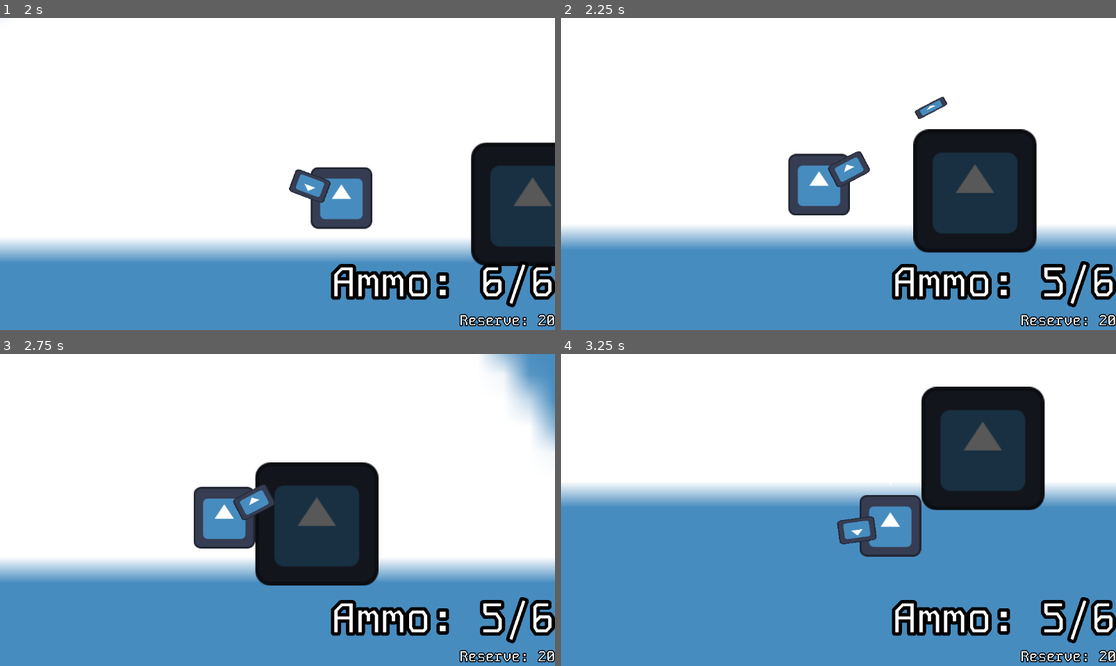
Above: before the commit, frames 1-4 (two rows, left to right).
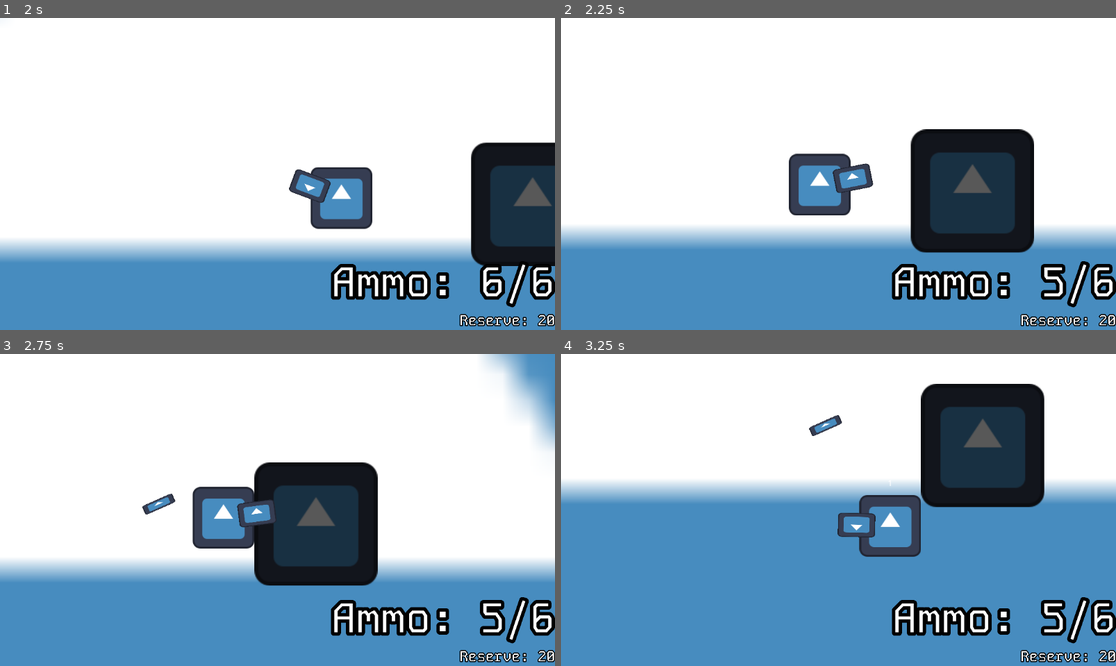
Above: after the commit, the same moments.

Repository: Shuflduf/MultiMurder
Game: Godot game, scene res://scenes/main_menu.tscn
Same seed, same stepped clock (60 frames per second), same inputs: the game is played once before the commit and once after it. The engine's default icon, where the game draws it, is replaced by a stand-in: a white triangle on a blue panel in a dark square.
Inputs (mouse positions are in pixels of both pictures, inside the frame that each line leads up to):
- Up to frame 1 (2 s): click "Host" at 0.5 s; click "Join" at 1.25 s
- Up to frame 2 (2.25 s): move the mouse to (960, 158) at 2.02 s; press the mouse at (960, 158) at 2.03 s; hold D (right) from 2.03 s (still down)
- Up to frame 3 (2.75 s): keep holding D (right)
- Up to frame 4 (3.25 s): move the mouse to (727, 525) at 2.77 s; release D (right) at 2.78 s; release the mouse at (727, 525) at 2.78 s; hold S (down) from 2.78 s (still down); tap 1 (switch_1) at 2.85 s

Frame 1 is identical in both runs. In frame 2, 1.6% of the frame differs, in the area x 40-86%, y 25-76%; in frame 3, 1.2%; in frame 4, 1.6%, in the area x 44-88%, y 9-64%.

Commit message:
each gun is in control of iteself

Diff:
--- a/scenes/bullet.tscn
+++ b/scenes/bullet.tscn
@@ -1,13 +1,8 @@
-[gd_scene load_steps=6 format=3 uid="uid://cp13ouia7wa1w"]
+[gd_scene load_steps=5 format=3 uid="uid://cp13ouia7wa1w"]
 
 [ext_resource type="Texture2D" uid="uid://cepqbljkg6yn7" path="res://icon.svg" id="1_f61gq"]
 [ext_resource type="Script" path="res://scripts/bullet.gd" id="1_yjr6e"]
 [ext_resource type="Script" path="res://scripts/move_c.gd" id="2_xu2tu"]
-
-[sub_resource type="SceneReplicationConfig" id="SceneReplicationConfig_5ycfx"]
-properties/0/path = NodePath(".:position")
-properties/0/spawn = true
-properties/0/replication_mode = 1
 
 [sub_resource type="RectangleShape2D" id="RectangleShape2D_78w8m"]
 size = Vector2(68, 20)
@@ -23,15 +18,11 @@
 scale = Vector2(0.53125, 0.157715)
 texture = ExtResource("1_f61gq")
 
-[node name="MultiplayerSynchronizer" type="MultiplayerSynchronizer" parent="."]
-replication_config = SubResource("SceneReplicationConfig_5ycfx")
-
 [node name="CollisionShape2D" type="CollisionShape2D" parent="."]
 shape = SubResource("RectangleShape2D_78w8m")
 
-[node name="MoveComponent" type="Node" parent="." node_paths=PackedStringArray("synchronizer", "actor")]
+[node name="MoveComponent" type="Node" parent="." node_paths=PackedStringArray("actor")]
 script = ExtResource("2_xu2tu")
-synchronizer = NodePath("../MultiplayerSynchronizer")
 direction = Vector2(1, 0)
 actor = NodePath("..")
 speed = 1500
--- a/scenes/main_menu.tscn
+++ b/scenes/main_menu.tscn
@@ -65,11 +65,12 @@
 [node name="HBoxContainer" type="HBoxContainer" parent="VBoxContainer"]
 layout_mode = 2
 
-[node name="SpinBox" type="SpinBox" parent="VBoxContainer/HBoxContainer"]
+[node name="Port" type="SpinBox" parent="VBoxContainer/HBoxContainer"]
 layout_mode = 2
 min_value = 25.0
 max_value = 9999.0
 value = 9999.0
+rounded = true
 
 [node name="Host" type="Button" parent="VBoxContainer/HBoxContainer"]
 layout_mode = 2
--- a/scenes/player.tscn
+++ b/scenes/player.tscn
@@ -1,9 +1,8 @@
-[gd_scene load_steps=10 format=3 uid="uid://b3kndvg1opr6m"]
+[gd_scene load_steps=9 format=3 uid="uid://b3kndvg1opr6m"]
 
 [ext_resource type="Script" path="res://scripts/player.gd" id="1_2vvyq"]
 [ext_resource type="Texture2D" uid="uid://cepqbljkg6yn7" path="res://icon.svg" id="1_6em2n"]
 [ext_resource type="Script" path="res://scripts/move_c.gd" id="2_2ophi"]
-[ext_resource type="Script" path="res://scripts/move_input_c.gd" id="3_uk2jq"]
 [ext_resource type="PackedScene" uid="uid://bj2ddbtirkem" path="res://scenes/guns/revolver.tscn" id="4_jhe37"]
 [ext_resource type="PackedScene" uid="uid://b4321xovw1xhi" path="res://scenes/guns/ak.tscn" id="5_f8kch"]
 [ext_resource type="PackedScene" uid="uid://bchpxrh8u3cih" path="res://scenes/hud.tscn" id="6_52mw6"]
@@ -33,16 +32,10 @@
 [node name="CollisionShape2D" type="CollisionShape2D" parent="."]
 shape = SubResource("RectangleShape2D_6dq78")
 
-[node name="MoveComponent" type="Node" parent="." node_paths=PackedStringArray("synchronizer", "actor")]
+[node name="MoveComponent" type="Node" parent="." node_paths=PackedStringArray("actor")]
 script = ExtResource("2_2ophi")
-synchronizer = NodePath("../MultiplayerSynchronizer")
 actor = NodePath("..")
 speed = 400
-top_down = true
-
-[node name="MoveInputComponent" type="Node" parent="." node_paths=PackedStringArray("movement_component")]
-script = ExtResource("3_uk2jq")
-movement_component = NodePath("../MoveComponent")
 top_down = true
 
 [node name="Camera2D" type="Camera2D" parent="."]
--- a/scripts/global.gd
+++ b/scripts/global.gd
@@ -6,3 +6,4 @@
 }
 
 var current_type : gameType
+var port: int
--- a/scripts/guns/base_gun.gd
+++ b/scripts/guns/base_gun.gd
@@ -20,19 +20,17 @@
 
 signal fired
 
-func _ready() -> void:
-	synchronizer = get_parent().get_parent().find_child("MultiplayerSynchronizer", true, false)
-
-	if !synchronizer.is_multiplayer_authority():
-		return
-	ammo = clip
+func look_at_mouse():
 	look_at(get_global_mouse_position())
 
-func _unhandled_input(event: InputEvent) -> void:
-	if !synchronizer.is_multiplayer_authority():
-		return
-	if event is InputEventMouseMotion:
-		look_at(get_global_mouse_position())
+func _ready() -> void:
+	ammo = clip
+
+#func _unhandled_input(event: InputEvent) -> void:
+	##if !synchronizer.is_multiplayer_authority():
+		##return
+	#if event is InputEventMouseMotion:
+		#look_at(get_global_mouse_position())
 
 func shoot():
 	spawn_bullet(spawner.spawn(bullet))
@@ -43,8 +41,8 @@
 
 
 func _process(delta: float) -> void:
-	if !synchronizer.is_multiplayer_authority():
-		return
+	#if !synchronizer.is_multiplayer_authority():
+		#return
 	if shoot_cooldown >= 0:
 		shoot_cooldown -= delta
 	else:
--- a/scripts/main.gd
+++ b/scripts/main.gd
@@ -5,7 +5,6 @@
 
 var multiplayer_peer = ENetMultiplayerPeer.new()
 
-var port = 9999
 const ADDRESS = "localhost"
 
 var connected_ids = []
@@ -13,14 +12,14 @@
 func _ready() -> void:
 	match Global.current_type:
 		Global.gameType.Host:
-			multiplayer_peer.create_server(port)
+			multiplayer_peer.create_server(Global.port)
 			print("Host")
 			multiplayer.multiplayer_peer = multiplayer_peer
 			add_player(1)
 			multiplayer_peer.peer_connected.connect(func(id): add_player(id))
 
 		Global.gameType.Join:
-			multiplayer_peer.create_client(ADDRESS, port)
+			multiplayer_peer.create_client(ADDRESS, Global.port)
 			multiplayer.multiplayer_peer = multiplayer_peer
 			print("Client")
 
--- a/scripts/main_menu.gd
+++ b/scripts/main_menu.gd
@@ -1,14 +1,17 @@
 extends Control
 
 @export_file("*.tscn") var next_scene: String
+@onready var port_box: SpinBox = $VBoxContainer/HBoxContainer/Port
 
 func _on_join_pressed() -> void:
 	get_parent().move_child(self, get_parent().get_child_count() - 1)
 	Global.current_type = Global.gameType.Join
+	Global.port = port_box.value
 	SceneManager.transition_to(next_scene)
 
 
 func _on_host_pressed() -> void:
 	get_parent().move_child(self, get_parent().get_child_count() - 1)
 	Global.current_type = Global.gameType.Host
+	Global.port = port_box.value
 	SceneManager.transition_to(next_scene)
--- a/scripts/move_c.gd
+++ b/scripts/move_c.gd
@@ -1,18 +1,16 @@
 class_name MoveComponent
 extends Node
 
-@export var synchronizer: MultiplayerSynchronizer
 @export var direction : Vector2
 @export var actor : CharacterBody2D
 @export var speed : int
 @export var top_down := false
 
-func _process(_delta):
-	if synchronizer.is_multiplayer_authority():
-		if !top_down:
-			actor.velocity.x = direction.x * speed
-			actor.velocity.y = direction.y
-		elif top_down:
-			actor.velocity = direction * speed
+func move():
+	if !top_down:
+		actor.velocity.x = direction.x * speed
+		actor.velocity.y = direction.y
+	elif top_down:
+		actor.velocity = direction * speed
 
-		actor.move_and_slide()
+	actor.move_and_slide()
--- a/scripts/player.gd
+++ b/scripts/player.gd
@@ -4,6 +4,7 @@
 @onready var weapon_parent: Node2D = $Weapon
 @onready var hud: Control = $CanvasLayer/HUD
 @onready var name_label: Label = $Name
+@onready var move_c: MoveComponent = $MoveComponent
 
 @export var synchronizer: MultiplayerSynchronizer
 @export var weapons: Array[PackedScene]
@@ -24,7 +25,11 @@
 
 func _process(_delta: float) -> void:
 	camera.position = get_local_mouse_position() / 3
-
+	if synchronizer.is_multiplayer_authority():
+		var input_dir = Input.get_vector("left","right","up","down")
+		move_c.direction = input_dir
+		move_c.move()
+		current_weapon.look_at_mouse()
 
 func _ready() -> void:
 	name_label.text = name
@@ -40,6 +45,8 @@
 	weapon_index = 0
 
 func _unhandled_input(event: InputEvent) -> void:
+
+
 	if event.is_action_pressed("switch_1"):
 		weapon_index = 0
 	elif event.is_action_pressed("switch_2"):
